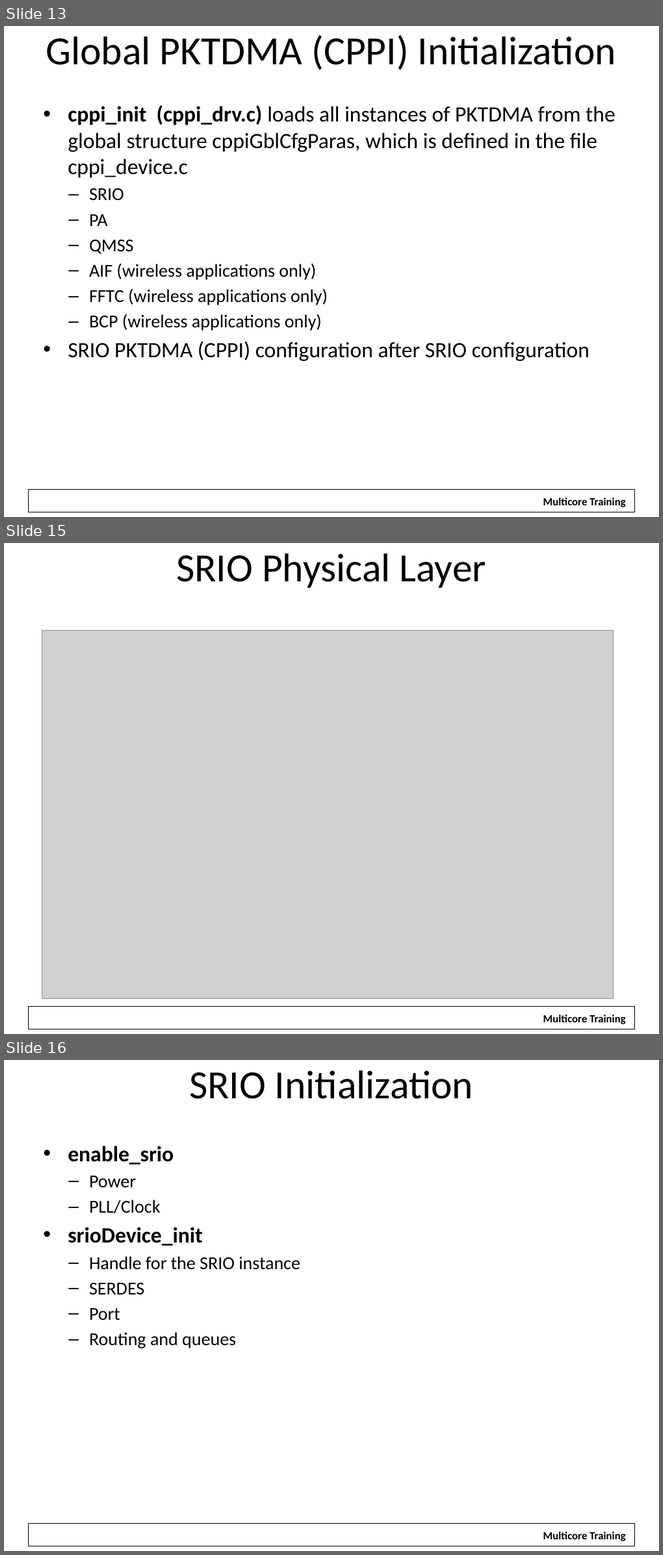
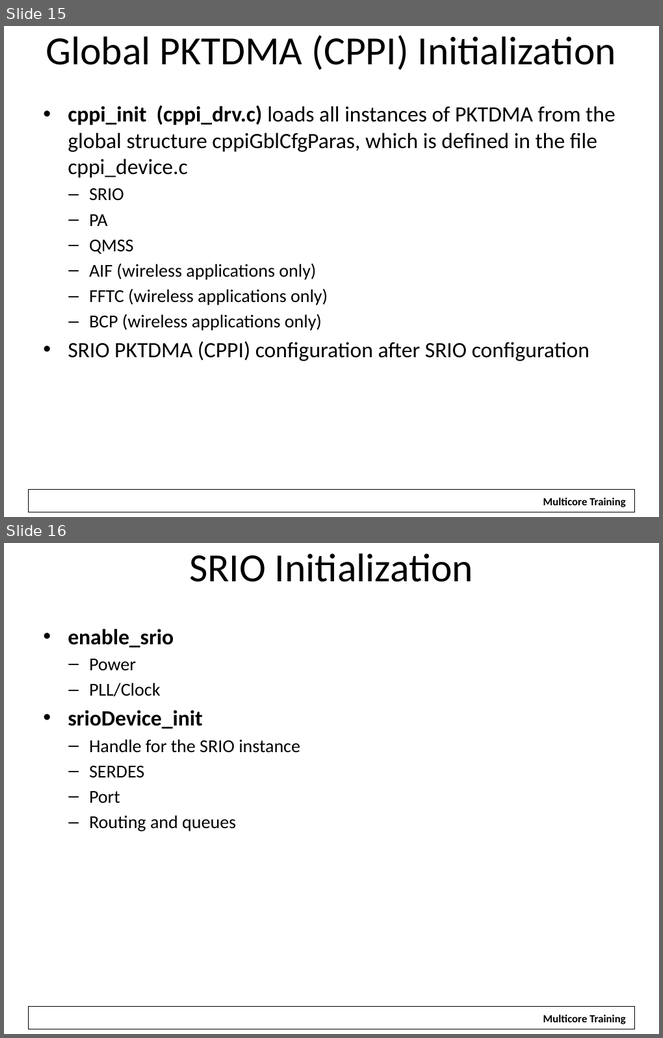
Before and after one commit to hari1989/keystone-workshop, a slide deck: slides/SRIO Demo Overview.pptx. Shown one above the other, each under a label of ours: slides 13, 15 and 16 before the commit, slides 15 and 16 after it; the slides between them are not shown. The pictures are 663x1555 and 663x1038 pixels, drawn with LibreOffice and Linux fonts; fonts in the diff are those of the drawing; grey boxes stand for pictures; background and template pictures are left out. Boxes give left, top, right and bottom in pixels: in the first picture for what was removed or moved away, otherwise in the second. Text is boxed around its words. In the diff, an @@ line names an element or a change of style, - is before the commit and + after.

Commit message:
Adding three slides - Functional Units, and two slides on what needs to be configured in Navigator Deleted slide of the physical layer

```diff
--- a/slides/SRIO Demo Overview.pptx
+++ b/slides/SRIO Demo Overview.pptx
@@ slide 15 removed at bbox=[4, 543, 659, 1034], background #FFFFFF; not listed: 2 template elements that a slide beside it also shows @@
@@ title removed at bbox=[176, 553, 486, 588] @@
-SRIO Physical Layer
@@ picture removed at bbox=[42, 630, 613, 999] @@
@@ what was slide 13 is now slide 15 @@
```
Also in this commit, not shown: 3 slides added, 2 other slides removed.
